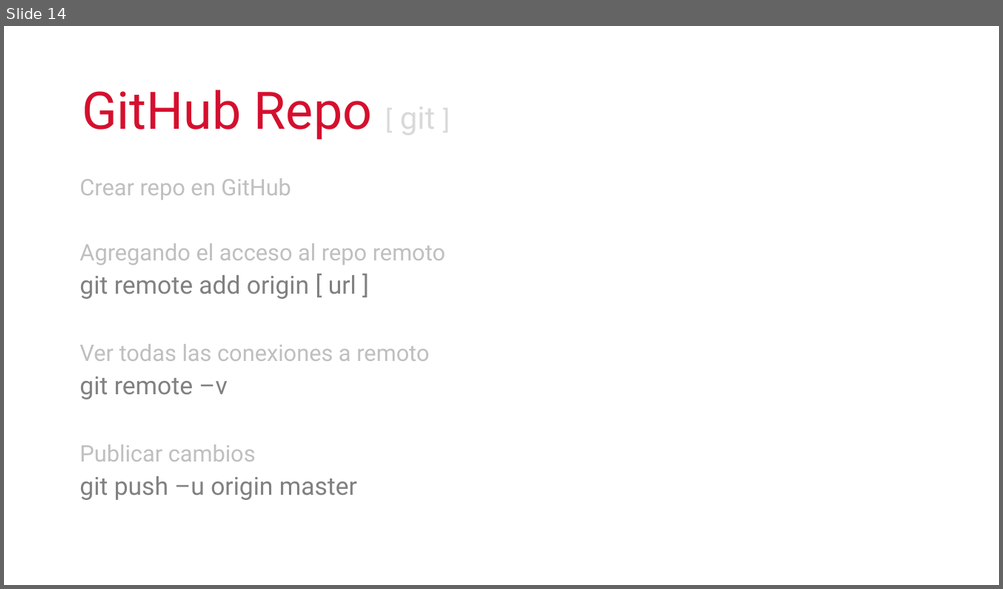
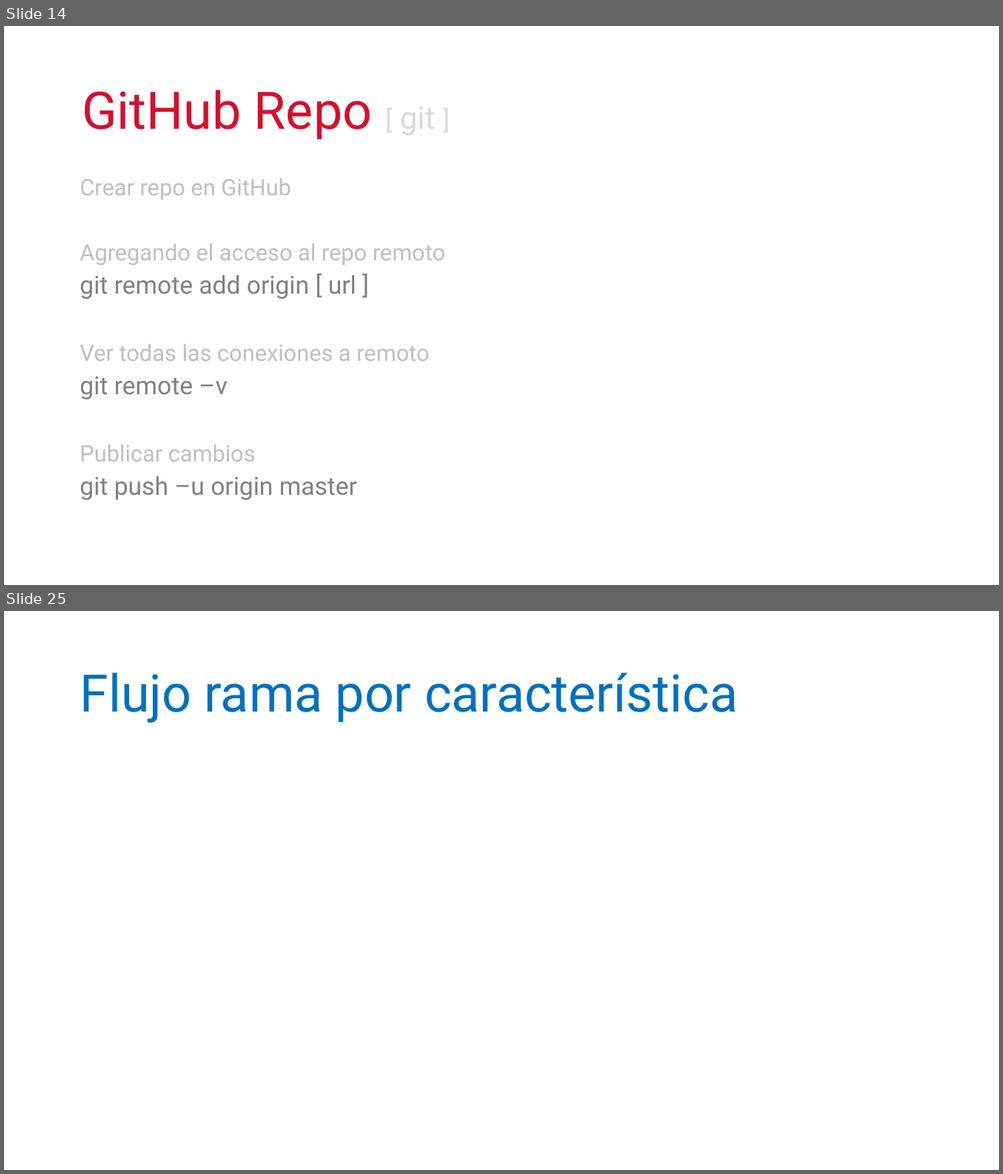
Before and after one commit to cimadev/PlaticasTalleres, a slide deck: 2017/dec_7_Git_GitHub_WorkShop/DGO.pptx. Shown one above the other, each under a label of ours: slide 14 before the commit, slides 14 and 25 after it; the slides between them are not shown. The pictures are 1003x589 and 1003x1174 pixels, drawn with LibreOffice and Linux fonts; fonts in the diff are those of the drawing. Boxes give left, top, right and bottom in pixels: in the first picture for what was removed or moved away, otherwise in the second. Text is boxed around its words. In the diff, an @@ line names an element or a change of style, - is before the commit and + after.

```diff
--- a/2017/dec_7_Git_GitHub_WorkShop/DGO.pptx
+++ b/2017/dec_7_Git_GitHub_WorkShop/DGO.pptx
@@ slide 25 added at bbox=[4, 611, 999, 1170], background #FFFFFF @@
@@ text added at bbox=[79, 672, 737, 723], 50 pt, text #0070C0 @@
+Flujo rama por característica
```
Also in this commit, not shown: 1 slide changed, 15 other slides added, 1 other file.
